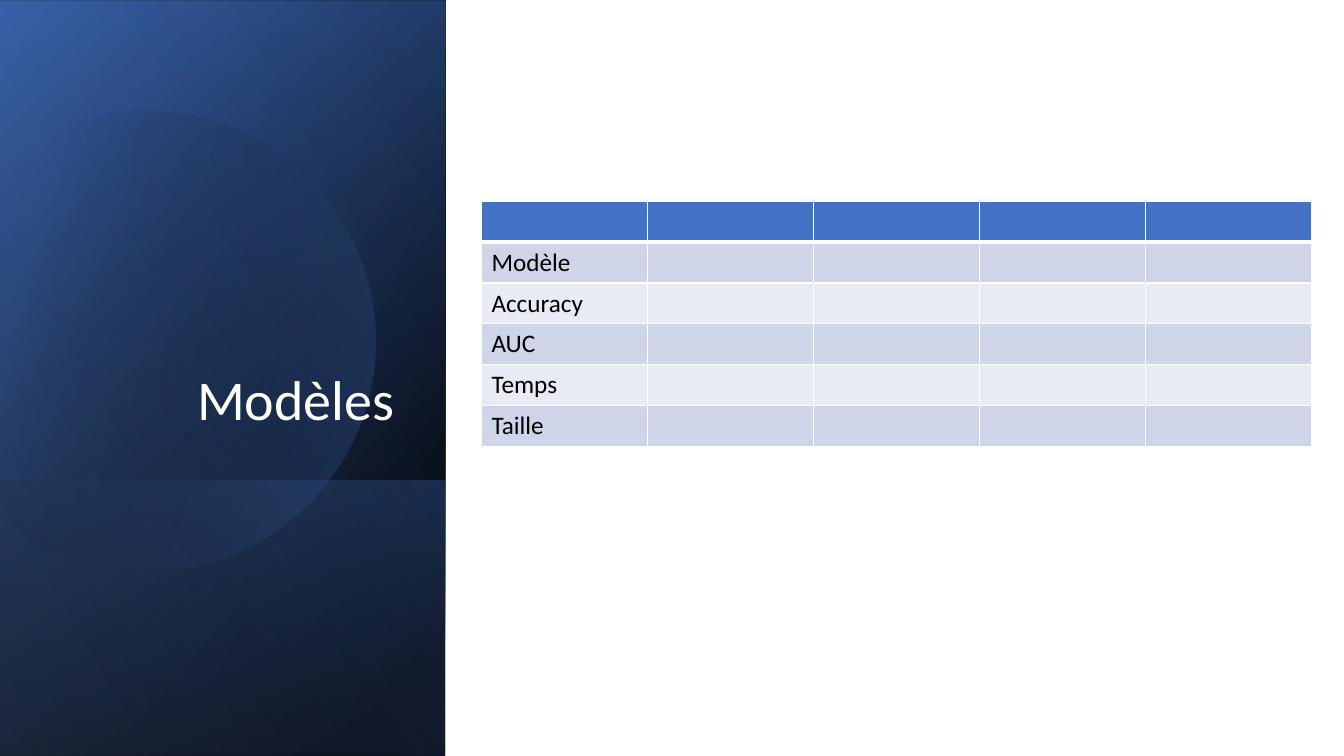
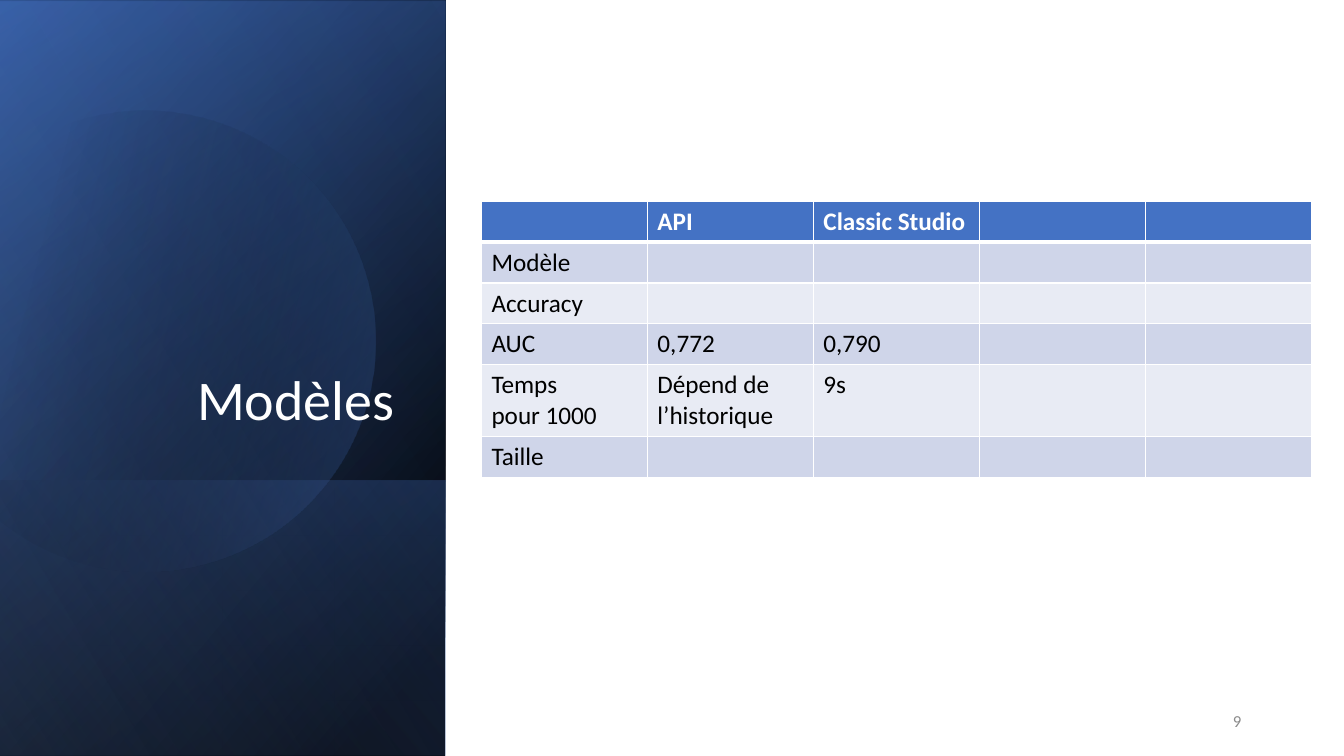
Before and after one commit to Sfix/OC-P07, a slide deck: slide 9 of P07 - Serge Neuman.pptx (slide 6 before the commit). Drawn at 1344x756 pixels with LibreOffice and Linux fonts; fonts in the diff are those of the drawing. Boxes give left, top, right and bottom in pixels: in the first picture for what was removed or moved away, otherwise in the second. Text is boxed around its words. In the diff, an @@ line names an element or a change of style, - is before the commit and + after.

```diff
--- a/P07 - Serge Neuman.pptx
+++ b/P07 - Serge Neuman.pptx
@@ table at (x1=482, y1=202, x2=1314, y2=477) @@
-row 1, column 2: 
+row 1, column 2: API
-row 1, column 3: 
+row 1, column 3: Classic Studio
-row 4, column 2: 
+row 4, column 2: 0,772
-row 4, column 3: 
+row 4, column 3: 0,790
-row 5: Temps |  |  |  | 
+row 5: Temps pour 1000 | Dépend de l’historique | 9s |  | 
@@ page number added at (x1=1233, y1=716, x2=1241, y2=727), 12 pt, text #8C8C8C @@
+9
```
Also in this commit, not shown: 5 other slides changed, 6 slides added, 1 slide removed, 10 other files.
